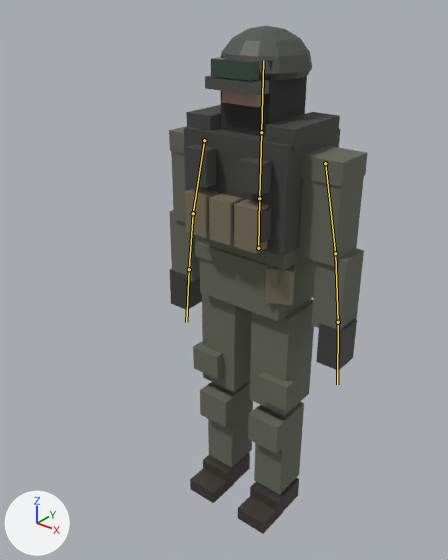
What one commit did to the glTF model models/characters/operator.glb.
Camera for both pictures: a 50 mm camera at (1.155, -1.638, 1.945) aimed at (-0.011, -0.179, 1.041). The lights are fixed; the arrows at lower left show +X, +Y and +Z. The first picture is the older version. The bones that change are drawn over the model as lines.

The first picture shows 'balaclava', 'face', 'farm.L', 'farm.R', 'goggles', 'hand.L', 'hand.R', 'helmet', 'pelvis', 'pouches', 'shin.L', 'shin.R', 'thigh.L', 'thigh.R', 'torso', 'uarm.L', 'uarm.R', 'vest' and 2 more.
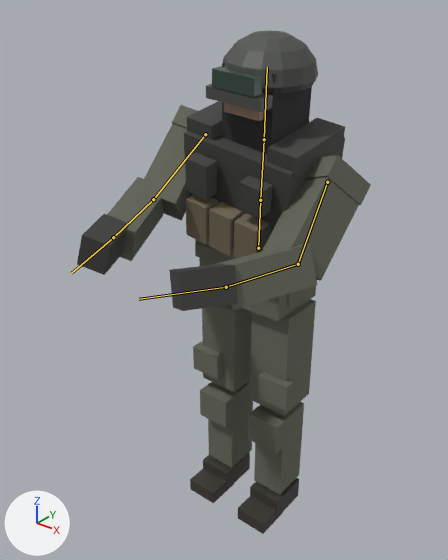
The newer file adds an action. The first version stands in its rest pose; the second is drawn at frame 16 of the action 'aim'.

Edits to the scene script, one JSON object a line:
```json
{"block": "bone_spine", "where": "bone_spine = bpy.data.objects['OperatorRig'].pose.bones['spine']  # child of 'hips'"}
{"op": "set", "path": "bone_spine.rotation_quaternion", "old": "(1.0, 0.0, 0.0, 0.0)", "new": "(0.999, 0.026, -0.001, -0.026)", "note": "degrees (0, 0, 0) -> degrees (3, 0, -3)"}
{"block": "bone_chest", "where": "bone_chest = bpy.data.objects['OperatorRig'].pose.bones['chest']  # child of 'spine'"}
{"op": "set", "path": "bone_chest.rotation_quaternion", "old": "(1.0, 0.0, 0.0, 0.0)", "new": "(0.997, 0.063, -0.003, -0.052)", "note": "degrees (0, 0, 0) -> degrees (7, 0, -6)"}
{"block": "bone_head", "where": "bone_head = bpy.data.objects['OperatorRig'].pose.bones['head']  # child of 'chest'"}
{"op": "set", "path": "bone_head.rotation_quaternion", "old": "(1.0, 0.0, 0.0, 0.0)", "new": "(0.999, -0.042, -0.001, 0.035)", "note": "degrees (0, 0, 0) -> degrees (-5, 0, 4)"}
{"block": "bone_upperarm_l", "where": "bone_upperarm_l = bpy.data.objects['OperatorRig'].pose.bones['upperarm.L']  # child of 'chest'"}
{"op": "set", "path": "bone_upperarm_l.rotation_quaternion", "old": "(1.0, 0.0, 0.0, 0.0)", "new": "(-0.854, 0.43, -0.132, 0.261)", "note": "degrees (0, 0, 0) -> degrees (-54, 0, -34)"}
{"block": "bone_forearm_l", "where": "bone_forearm_l = bpy.data.objects['OperatorRig'].pose.bones['forearm.L']  # child of 'upperarm.L'"}
{"op": "set", "path": "bone_forearm_l.rotation_quaternion", "old": "(1.0, 0.0, 0.0, 0.0)", "new": "(0.921, -0.391, 0.0, 0.0)", "note": "degrees (0, 0, 0) -> degrees (-46, 0, 0)"}
{"block": "bone_hand_l", "where": "bone_hand_l = bpy.data.objects['OperatorRig'].pose.bones['hand.L']  # child of 'forearm.L'"}
{"op": "set", "path": "bone_hand_l.rotation_quaternion", "old": "(1.0, 0.0, 0.0, 0.0)", "new": "(0.998, -0.07, 0.0, 0.0)", "note": "degrees (0, 0, 0) -> degrees (-8, 0, 0)"}
{"block": "bone_upperarm_r", "where": "bone_upperarm_r = bpy.data.objects['OperatorRig'].pose.bones['upperarm.R']  # child of 'chest'"}
{"op": "set", "path": "bone_upperarm_r.rotation_quaternion", "old": "(1.0, 0.0, 0.0, 0.0)", "new": "(-0.862, 0.493, 0.06, -0.106)", "note": "degrees (0, 0, 0) -> degrees (-60, 0, 14)"}
{"block": "bone_forearm_r", "where": "bone_forearm_r = bpy.data.objects['OperatorRig'].pose.bones['forearm.R']  # child of 'upperarm.R'"}
{"op": "set", "path": "bone_forearm_r.rotation_quaternion", "old": "(1.0, 0.0, 0.0, 0.0)", "new": "(0.956, -0.292, 0.0, 0.0)", "note": "degrees (0, 0, 0) -> degrees (-34, 0, 0)"}
{"block": "bone_hand_r", "where": "bone_hand_r = bpy.data.objects['OperatorRig'].pose.bones['hand.R']  # child of 'forearm.R'"}
{"op": "set", "path": "bone_hand_r.rotation_quaternion", "old": "(1.0, 0.0, 0.0, 0.0)", "new": "(0.996, -0.087, 0.0, 0.0)", "note": "degrees (0, 0, 0) -> degrees (-10, 0, 0)"}
```

What differs and where, as boxes [x1, y1, x2, y2] in the pictures (448 x 560 px):
```json
{"object": "vest", "change": "posed", "before": [184, 105, 340, 256], "after": [184, 101, 345, 252]}
{"object": "uarm.L", "change": "posed", "before": [298, 146, 368, 266], "after": [262, 155, 371, 281], "on screen": "55% wider"}
{"object": "farm.L", "change": "posed", "before": [311, 248, 364, 330], "after": [213, 244, 318, 310]}
{"object": "helmet", "change": "posed", "before": [205, 26, 312, 95], "after": [206, 31, 318, 112], "on screen": "17% taller"}
{"object": "pouches", "change": "posed", "before": [185, 187, 296, 305], "after": [185, 194, 291, 308]}
{"object": "balaclava", "change": "posed", "before": [220, 56, 307, 137], "after": [222, 63, 312, 154], "on screen": "12% taller"}
{"object": "hand.L", "change": "posed", "before": [316, 319, 357, 371], "after": [169, 264, 238, 311]}
{"object": "farm.R", "change": "posed", "before": [169, 210, 200, 282], "after": [107, 177, 164, 261]}
{"object": "hand.R", "change": "posed", "before": [170, 269, 202, 310], "after": [77, 214, 130, 275]}
{"object": "uarm.R", "change": "posed", "before": [169, 126, 187, 223], "after": [140, 105, 198, 221]}
{"object": "goggles", "change": "posed", "before": [211, 57, 259, 81], "after": [212, 66, 262, 97], "on screen": "28% taller"}
{"object": "pelvis", "change": "unchanged, covered by the edit", "before": [195, 242, 316, 321], "after": [195, 242, 316, 321]}
{"bone": "spine", "before": "(258, 248) to (259, 198)", "after": "(258, 248) to (260, 200)"}
{"bone": "chest", "before": "(259, 198) to (261, 132)", "after": "(260, 200) to (264, 139)"}
{"bone": "head", "before": "(261, 132) to (263, 60)", "after": "(264, 139) to (267, 67)"}
{"bone": "upperarm.L", "before": "(325, 163) to (335, 253)", "after": "(327, 182) to (298, 264)"}
{"bone": "forearm.L", "before": "(335, 253) to (338, 322)", "after": "(298, 264) to (226, 287)"}
{"bone": "hand.L", "before": "(338, 322) to (337, 384)", "after": "(226, 287) to (139, 299)"}
{"bone": "upperarm.R", "before": "(204, 140) to (193, 213)", "after": "(205, 134) to (153, 199)"}
{"bone": "forearm.R", "before": "(193, 213) to (189, 269)", "after": "(153, 199) to (113, 237)"}
{"bone": "hand.R", "before": "(189, 269) to (186, 322)", "after": "(113, 237) to (71, 273)"}
```
